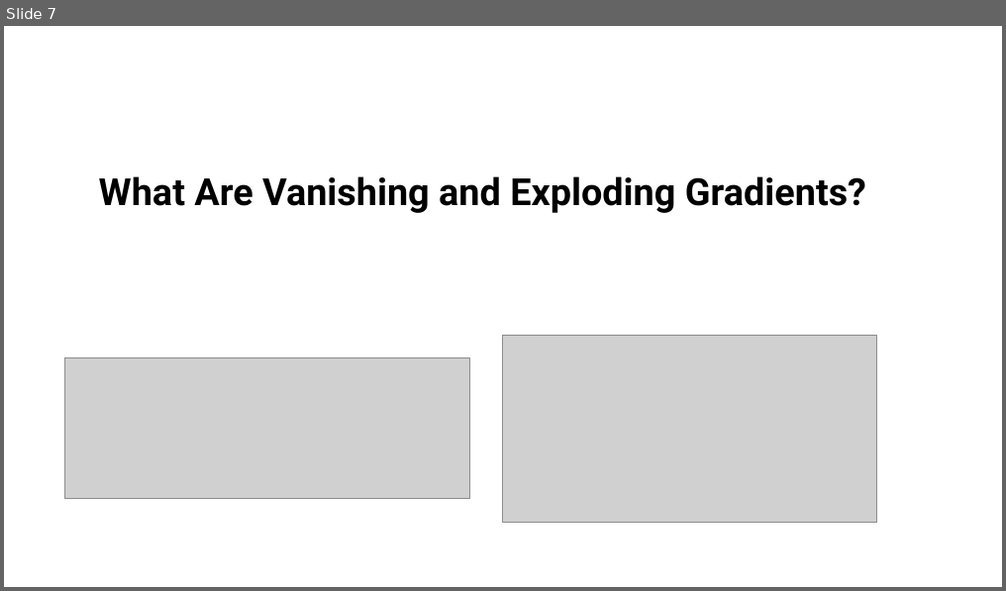
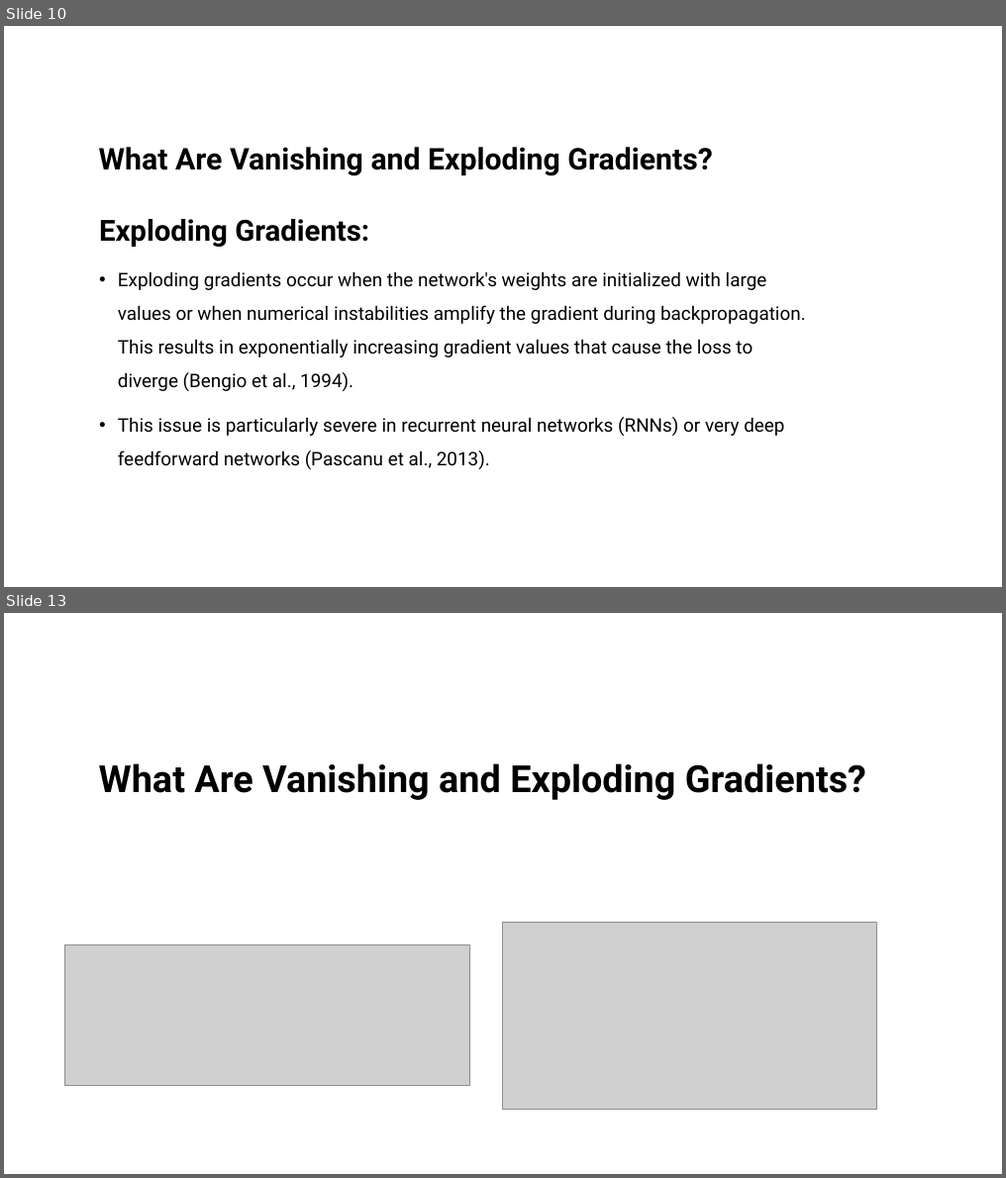
Before and after one commit to nazmul-nil/vanishing_gradients_tutorial_MLNN, a slide deck: tutorial/Vanishing_gradients.pptx. Shown one above the other, each under a label of ours: slide 7 before the commit, slides 10 and 13 after it; the slides between them are not shown. The pictures are 1006x591 and 1006x1178 pixels, drawn with LibreOffice and Linux fonts; fonts in the diff are those of the drawing; grey boxes stand for pictures. Boxes give left, top, right and bottom in pixels: in the first picture for what was removed or moved away, otherwise in the second. Text is boxed around its words. In the diff, an @@ line names an element or a change of style, - is before the commit and + after.

```diff
--- a/tutorial/Vanishing_gradients.pptx
+++ b/tutorial/Vanishing_gradients.pptx
@@ slide 10 added at (4,26,1002,587), background #FFFFFF @@
@@ title added at (99,147,712,176), 28.8 pt, text #000000, bold @@
+What Are Vanishing and Exploding Gradients?
@@ text added at (99,219,806,470), 18 pt, text #000000 @@
+Exploding Gradients:
+• Exploding gradients occur when the network's weights are initialized with large values or when numerical instabilities amplify the gradient during backpropagation. This results in exponentially increasing gradient values that cause the loss to diverge (Bengio et al., 1994).
+• This issue is particularly severe in recurrent neural networks (RNNs) or very deep feedforward networks (Pascanu et al., 2013).
@@ what was slide 7 is now slide 13 @@
```
Also in this commit, not shown: 19 slides changed, 9 other slides added, 3 other files.
